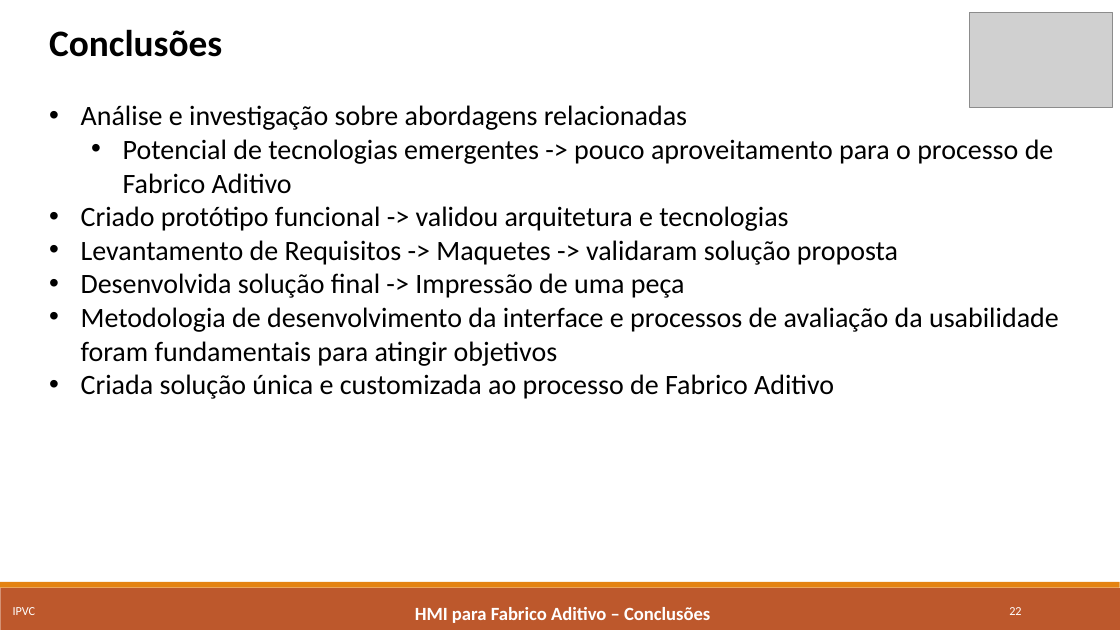
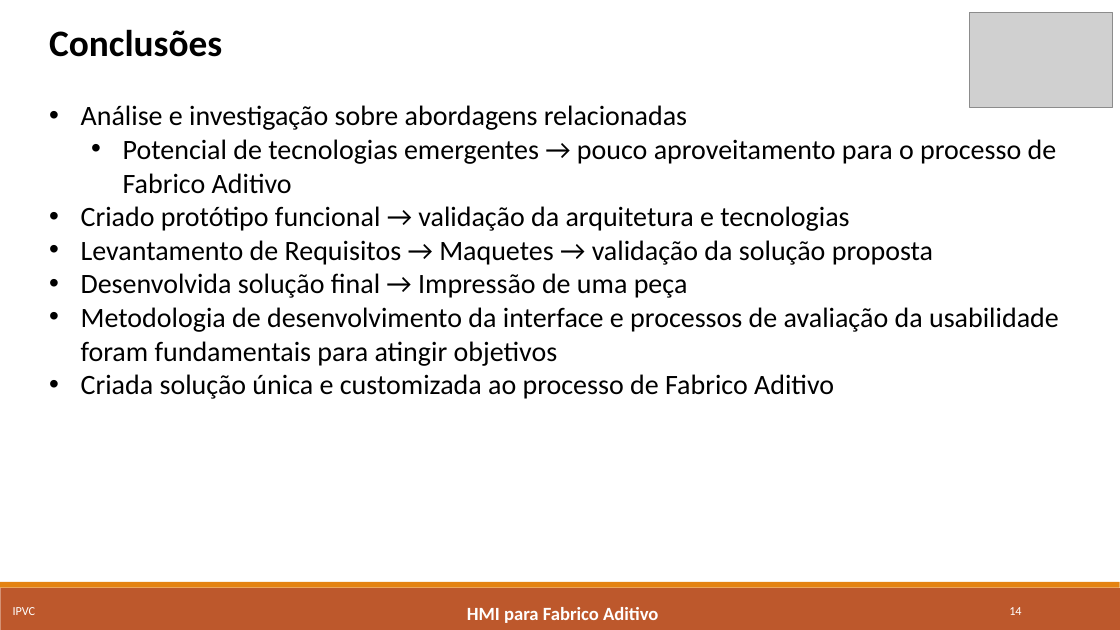
Before and after one commit to marcorlsrodrigues/projeto, a slide deck: slide 14 of Apresentacao_Final_MarcoRodrigues4652.pptx (slide 22 before the commit). Drawn at 1120x630 pixels with LibreOffice and Linux fonts; fonts in the diff are those of the drawing; grey boxes stand for pictures. Boxes give left, top, right and bottom in pixels: in the first picture for what was removed or moved away, otherwise in the second. Text is boxed around its words. In the diff, an @@ line names an element or a change of style, - is before the commit and + after.

```diff
--- a/Apresentacao_Final_MarcoRodrigues4652.pptx
+++ b/Apresentacao_Final_MarcoRodrigues4652.pptx
@@ text at (81,139,1057,298): text changed @@
-  • Potencial de tecnologias emergentes -> pouco aproveitamento para o processo de Fabrico Aditivo
-• Criado protótipo funcional -> validou arquitetura e tecnologias
-• Levantamento de Requisitos -> Maquetes -> validaram solução proposta
-• Desenvolvida solução final -> Impressão de uma peça
+  • Potencial de tecnologias emergentes → pouco aproveitamento para o processo de Fabrico Aditivo
+• Criado protótipo funcional → validação da arquitetura e tecnologias
+• Levantamento de Requisitos → Maquetes → validação da solução proposta
+• Desenvolvida solução final → Impressão de uma peça
@@ text at (467,607,658,623): text changed @@
-HMI para Fabrico Aditivo – Conclusões
+HMI para Fabrico Aditivo
@@ page number at (1009,607,1021,615): text changed @@
-22
+14
```
Also in this commit, not shown: 15 other slides changed, 8 slides removed, 2 other files.
